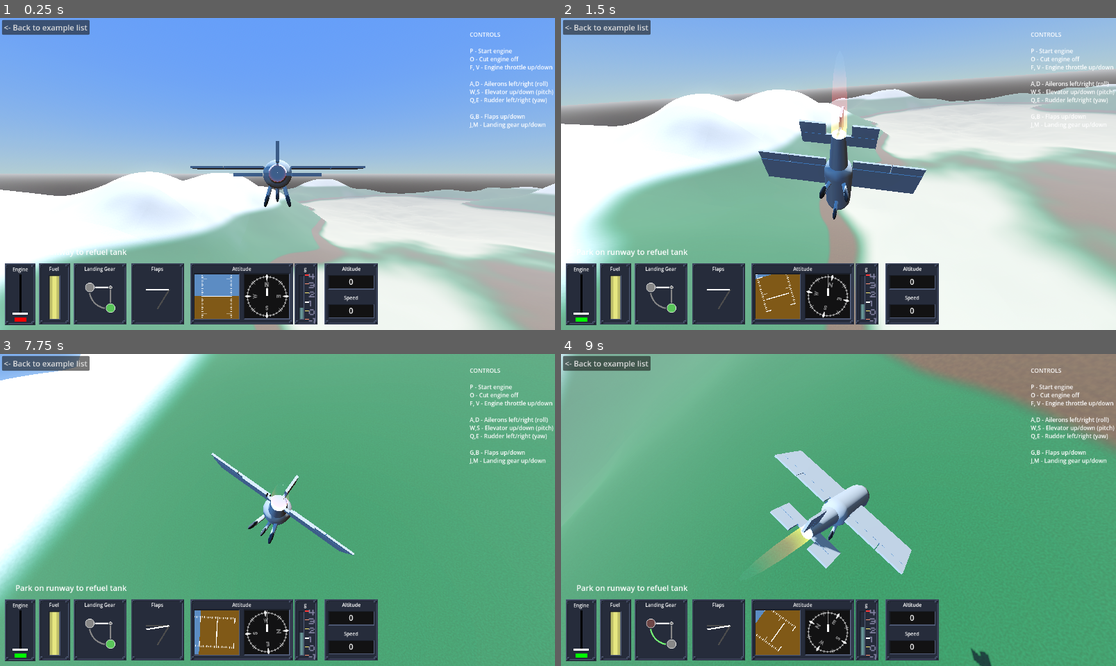
Above: before the commit, frames 1-4 (two rows, left to right).
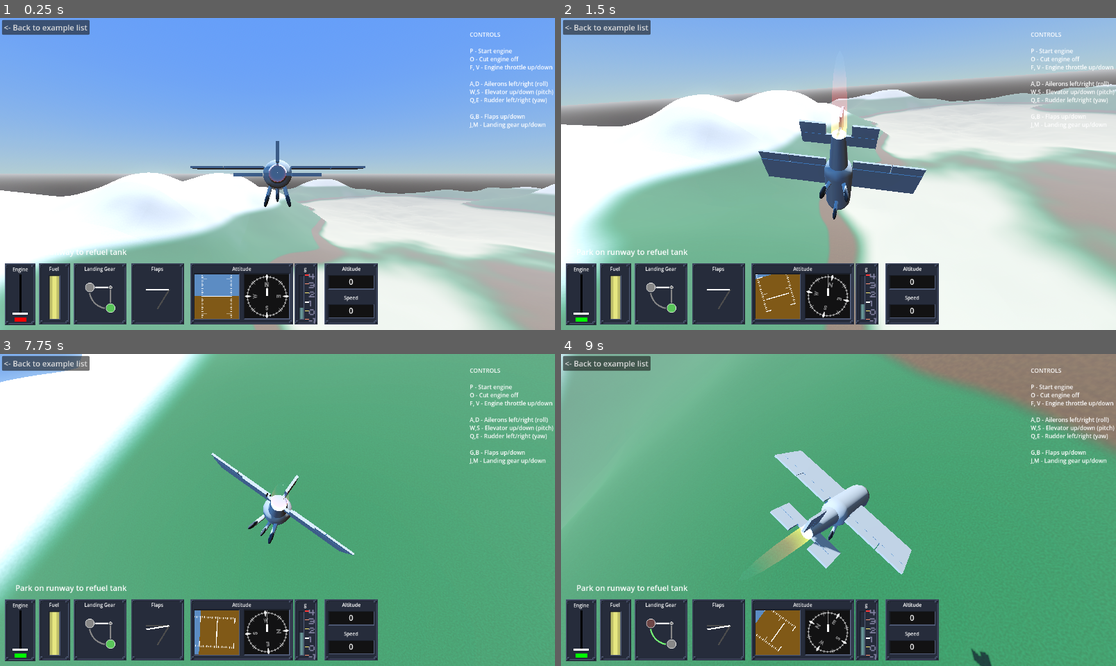
Above: after the commit, the same moments.

Repository: 100-Devs-1-Game/UndeadReckoning
Game: Godot game, scene res://Main.tscn
Two runs of this game, one before a commit and one after it. Both use one fixed random seed, a clock stepped at 60 frames per second and the inputs below. Sound files missing from this copy of the repository are replaced by a short silence.
Inputs:
- Up to frame 1 (0.25 s): no input
- Up to frame 2 (1.5 s): tap Enter at 0.5 s; hold D 0.53-1.28 s; tap Z at 0.6 s; tap Space at 0.77, 1.07 s; hold S from 1.28 s (still down); tap P at 1.35 s
- Up to frame 3 (7.75 s): tap Space at 1.52, 1.82, 3.02, 3.32, 3.77, 4.07, 4.52, 4.82, 6.02, 6.32, 6.77, 7.07, 7.52 s; release S at 2.03 s; hold D 2.03-2.78 s; tap O at 2.1 s; hold W 2.78-3.53 s; tap F at 2.85 s; hold A 3.53-5.03 s; tap V at 3.6 s; tap 3 at 4.35 s; hold S 5.03-5.78 s; tap 2 at 5.1 s; hold D 5.78-6.53 s; tap 1 at 5.85 s; hold W 6.53-7.28 s; hold G 6.53-7.28 s; hold D from 7.28 s (still down); tap B at 7.35 s
- Up to frame 4 (9 s): tap Space at 7.82 s; release D at 8.03 s; hold S 8.03-8.78 s; tap J at 8.1 s; hold A from 8.78 s (still down); tap M at 8.85 s

The runs differ from the first frame. In frame 1, 0.1% of the frame differs, in the area x 0-100%, y 49-63%; in frame 2, 0.1%, in the area x 0-100%, y 21-37%; in frame 3, less than 0.1%; in frame 4, less than 0.1%.

Commit message:
Implement Custom Resource based terraing generator

Diff:
--- a/src/Main.tscn
+++ b/src/Main.tscn
@@ -1,7 +1,8 @@
-[gd_scene load_steps=16 format=3 uid="uid://d0grl6tdrab08"]
+[gd_scene load_steps=17 format=3 uid="uid://d0grl6tdrab08"]
 
 [ext_resource type="Script" uid="uid://64ee4kogyt82" path="res://terrain/ChunkManager.gd" id="1_sqvbp"]
 [ext_resource type="PackedScene" uid="uid://cwhpy8mwx2xao" path="res://terrain/Chunk.tscn" id="2_hri7i"]
+[ext_resource type="Resource" uid="uid://dxv2q5x1wwfic" path="res://terrain/default_terrain_generator.tres" id="3_20pc6"]
 [ext_resource type="PackedScene" uid="uid://2yq1l46lpknc" path="res://our_aircraft.tscn" id="3_wkp8b"]
 [ext_resource type="PackedScene" uid="uid://4hscsbd3ay4s" path="res://example/scenes/CameraTripod/CameraTripod.tscn" id="21_f4ese"]
 [ext_resource type="PackedScene" uid="uid://bu2hixfhu8ndm" path="res://example/ui/UIEnginePower/UIEnginePower.tscn" id="22_rchyr"]
@@ -46,6 +47,7 @@
 script = ExtResource("1_sqvbp")
 player = NodePath("../Aircraft")
 chunk_scene = ExtResource("2_hri7i")
+terrain_generator = ExtResource("3_20pc6")
 render_distance = 24
 load_trigger_distance = 6
 update_interval = 0.2
--- a/src/terrain/Chunk.gd
+++ b/src/terrain/Chunk.gd
@@ -17,27 +17,6 @@
 @export var vertices_x: int = 33
 @export var vertices_z: int = 33
 
-
-# --- Terrain Generation ---
-@export_group("Base Continent")
-@export var noise_continent: FastNoiseLite
-@export var continent_slope_scale: float = 8.0
-@export var continent_min_height: float = -10.0
-@export var continent_max_height: float = 25.0
-@export_group("Mountain Control")
-@export var noise_mountain: FastNoiseLite
-@export var mountain_scale: float = 40.0
-@export var mountain_start_height: float = 10.0
-@export var mountain_fade_height: float = 10.0
-@export_group("Valley Control")
-@export var noise_valley: FastNoiseLite
-@export var valley_carve_scale: float = 15.0
-@export var valley_apply_threshold: float = 5.0
-@export_group("Erosion Control")
-@export var noise_erosion: FastNoiseLite
-@export var erosion_scale: float = 2.5
-
-
 # --- Overall Scaling ---
 @export_group("Overall Scaling")
 @export var overall_scale: float = 10.0
@@ -50,7 +29,7 @@
 var _noise_path: FastNoiseLite # Reference to the global path noise generator.
 
 
-func initialize_chunk(coords: Vector2i, path_noise: FastNoiseLite) -> void:
+func initialize_chunk(coords: Vector2i, terrain_generator: BaseTerrainGenerator, path_noise: FastNoiseLite) -> void:
 	chunk_coords = coords
 	_noise_path = path_noise
 
@@ -58,13 +37,13 @@
 	global_position.z = coords.y * chunk_size_z * overall_scale
 	name = "Chunk_%d_%d" % [coords.x, coords.y]
 
-	generate_terrain()
+	generate_terrain(terrain_generator)
 
 	scale = Vector3(overall_scale, overall_scale, overall_scale)
 
 
 
-func generate_terrain() -> void:
+func generate_terrain(terrain_generator: BaseTerrainGenerator) -> void:
 	var st = SurfaceTool.new()
 	st.begin(Mesh.PRIMITIVE_TRIANGLES)
 
@@ -78,27 +57,7 @@
 			var wx = vx + chunk_coords.x * chunk_size_x
 			var wz = vz + chunk_coords.y * chunk_size_z
 
-			var raw_continent_noise = noise_continent.get_noise_2d(wx, wz)
-			var normalized_continent_noise = (raw_continent_noise + 1.0) * 0.5
-			var conceptual_base_height = lerp(continent_min_height, continent_max_height, normalized_continent_noise)
-
-			var mountain_modulator = clamp((conceptual_base_height - mountain_start_height) / mountain_fade_height, 0.0, 1.0)
-			var m_potential = max(0.0, noise_mountain.get_noise_2d(wx, wz)) * mountain_scale
-			var m = m_potential * mountain_modulator
-
-			var valley_carve = 0.0
-			if conceptual_base_height < valley_apply_threshold:
-				var valley_noise = noise_valley.get_noise_2d(wx, wz)
-				var negative_valley = min(valley_noise, 0.0)
-				var valley_modulator = clamp((valley_apply_threshold - conceptual_base_height) / valley_apply_threshold, 0.0, 1.0)
-				valley_carve = negative_valley * valley_carve_scale * valley_modulator
-
-			var erosion_modulator = 1.0 - abs(normalized_continent_noise - 0.5) * 2.0
-			var bump_e = noise_erosion.get_noise_2d(wx, wz) * erosion_scale * erosion_modulator
-			var c_slope_contribution = raw_continent_noise * continent_slope_scale
-
-			var height = c_slope_contribution + m + valley_carve + bump_e
-			var vertex = Vector3(vx, height, vz)
+			var vertex = Vector3(vx, terrain_generator.get_height_at(Vector2(wx, wz)), vz)
 
 			var uv = Vector2(x / float(vertices_x - 1), z / float(vertices_z - 1))
 			st.set_uv(uv)
--- a/src/terrain/Chunk.tscn
+++ b/src/terrain/Chunk.tscn
@@ -1,22 +1,8 @@
-[gd_scene load_steps=39 format=3 uid="uid://cwhpy8mwx2xao"]
+[gd_scene load_steps=35 format=3 uid="uid://cwhpy8mwx2xao"]
 
 [ext_resource type="Script" uid="uid://hqloy5qy3o61" path="res://terrain/Chunk.gd" id="1_lexys"]
 [ext_resource type="Shader" uid="uid://bpwnc8pfgalf5" path="res://terrain/Chunk.gdshader" id="2_s3wkh"]
 [ext_resource type="Shader" uid="uid://3ilk2slsbdee" path="res://terrain/water.gdshader" id="4_fbyps"]
-
-[sub_resource type="FastNoiseLite" id="FastNoiseLite_lexys"]
-seed = 39
-frequency = 0.0018
-
-[sub_resource type="FastNoiseLite" id="FastNoiseLite_s3wkh"]
-seed = 94
-frequency = 0.0019
-
-[sub_resource type="FastNoiseLite" id="FastNoiseLite_r8y4k"]
-seed = 60
-
-[sub_resource type="FastNoiseLite" id="FastNoiseLite_fbyps"]
-seed = 68
 
 [sub_resource type="Gradient" id="Gradient_r8y4k"]
 colors = PackedColorArray(3.73013e-07, 0.321645, 0.124654, 1, 1.05286e-07, 0.23307, 0.054501, 1)
@@ -172,12 +158,6 @@
 chunk_size_z = 8
 vertices_x = 9
 vertices_z = 9
-noise_continent = SubResource("FastNoiseLite_lexys")
-noise_mountain = SubResource("FastNoiseLite_s3wkh")
-mountain_scale = 222.0
-mountain_start_height = 5.0
-noise_valley = SubResource("FastNoiseLite_r8y4k")
-noise_erosion = SubResource("FastNoiseLite_fbyps")
 
 [node name="MeshInstance3D" type="MeshInstance3D" parent="."]
 material_override = SubResource("ShaderMaterial_r8y4k")
--- a/src/terrain/ChunkManager.gd
+++ b/src/terrain/ChunkManager.gd
@@ -7,6 +7,7 @@
 # --- Node & Scene References ---
 @export var player: Node3D
 @export var chunk_scene: PackedScene
+@export var terrain_generator: BaseTerrainGenerator
 
 # --- World Generation Parameters ---
 @export var render_distance: int = 4
@@ -136,7 +137,7 @@
 
 	if chunk.has_method("initialize_chunk"):
 		# Provide the chunk its coordinates and the global path noise generator.
-		chunk.initialize_chunk(coord, noise_path)
+		chunk.initialize_chunk(coord, terrain_generator, noise_path)
 		active_chunks[coord] = chunk
 	else:
 		printerr("Instantiated chunk scene does not have 'initialize_chunk' method!")
--- /dev/null
+++ b/src/terrain/base_terrain_generator.gd
@@ -0,0 +1,6 @@
+class_name BaseTerrainGenerator
+extends Resource
+
+
+func get_height_at(pos: Vector2)-> float:
+	return 0
--- /dev/null
+++ b/src/terrain/default_terrain_generator.tres
@@ -0,0 +1,34 @@
+[gd_resource type="Resource" script_class="TerrainGenerator" load_steps=6 format=3 uid="uid://dxv2q5x1wwfic"]
+
+[ext_resource type="Script" uid="uid://baxnfmwgxyqri" path="res://terrain/terrain_generator.gd" id="1_stptp"]
+
+[sub_resource type="FastNoiseLite" id="FastNoiseLite_lexys"]
+seed = 39
+frequency = 0.0018
+
+[sub_resource type="FastNoiseLite" id="FastNoiseLite_fbyps"]
+seed = 68
+
+[sub_resource type="FastNoiseLite" id="FastNoiseLite_s3wkh"]
+seed = 94
+frequency = 0.0019
+
+[sub_resource type="FastNoiseLite" id="FastNoiseLite_r8y4k"]
+seed = 60
+
+[resource]
+script = ExtResource("1_stptp")
+noise_continent = SubResource("FastNoiseLite_lexys")
+continent_slope_scale = 8.0
+continent_min_height = -10.0
+continent_max_height = 25.0
+noise_mountain = SubResource("FastNoiseLite_s3wkh")
+mountain_scale = 220.0
+mountain_start_height = 5.0
+mountain_fade_height = 10.0
+noise_valley = SubResource("FastNoiseLite_r8y4k")
+valley_carve_scale = 15.0
+valley_apply_threshold = 5.0
+noise_erosion = SubResource("FastNoiseLite_fbyps")
+erosion_scale = 2.5
+metadata/_custom_type_script = "uid://baxnfmwgxyqri"
--- /dev/null
+++ b/src/terrain/terrain_generator.gd
@@ -0,0 +1,45 @@
+class_name TerrainGenerator
+extends BaseTerrainGenerator
+
+
+@export_group("Base Continent")
+@export var noise_continent: FastNoiseLite
+@export var continent_slope_scale: float = 8.0
+@export var continent_min_height: float = -10.0
+@export var continent_max_height: float = 25.0
+@export_group("Mountain Control")
+@export var noise_mountain: FastNoiseLite
+@export var mountain_scale: float = 220
+@export var mountain_start_height: float = 5.0
+@export var mountain_fade_height: float = 10.0
+@export_group("Valley Control")
+@export var noise_valley: FastNoiseLite
+@export var valley_carve_scale: float = 15.0
+@export var valley_apply_threshold: float = 5.0
+@export_group("Erosion Control")
+@export var noise_erosion: FastNoiseLite
+@export var erosion_scale: float = 2.5
+
+
+func get_height_at(pos: Vector2)-> float:
+	var raw_continent_noise = noise_continent.get_noise_2dv(pos)
+	var normalized_continent_noise = (raw_continent_noise + 1.0) * 0.5
+	var conceptual_base_height = lerp(continent_min_height, continent_max_height, normalized_continent_noise)
+
+	var mountain_modulator = clamp((conceptual_base_height - mountain_start_height) / mountain_fade_height, 0.0, 1.0)
+	var m_potential = max(0.0, noise_mountain.get_noise_2dv(pos)) * mountain_scale
+	var m = m_potential * mountain_modulator
+
+	var valley_carve = 0.0
+	if conceptual_base_height < valley_apply_threshold:
+		var valley_noise = noise_valley.get_noise_2dv(pos)
+		var negative_valley = min(valley_noise, 0.0)
+		var valley_modulator = clamp((valley_apply_threshold - conceptual_base_height) / valley_apply_threshold, 0.0, 1.0)
+		valley_carve = negative_valley * valley_carve_scale * valley_modulator
+
+	var erosion_modulator = 1.0 - abs(normalized_continent_noise - 0.5) * 2.0
+	var bump_e = noise_erosion.get_noise_2dv(pos) * erosion_scale * erosion_modulator
+	var c_slope_contribution = raw_continent_noise * continent_slope_scale
+
+	var height = c_slope_contribution + m + valley_carve + bump_e
+	return height
--- /dev/null
+++ b/src/test/map_test.tscn
@@ -0,0 +1,22 @@
+[gd_scene load_steps=5 format=3 uid="uid://c06kb4t34v4mn"]
+
+[ext_resource type="Script" uid="uid://64ee4kogyt82" path="res://terrain/ChunkManager.gd" id="1_fo6rm"]
+[ext_resource type="PackedScene" uid="uid://cwhpy8mwx2xao" path="res://terrain/Chunk.tscn" id="2_qlk8p"]
+[ext_resource type="Resource" uid="uid://dxv2q5x1wwfic" path="res://terrain/default_terrain_generator.tres" id="3_qlk8p"]
+
+[sub_resource type="FastNoiseLite" id="FastNoiseLite_0t083"]
+
+[node name="Map Test" type="Node3D"]
+
+[node name="Dummy Player" type="Node3D" parent="."]
+
+[node name="ChunkManager" type="Node3D" parent="." node_paths=PackedStringArray("player")]
+script = ExtResource("1_fo6rm")
+player = NodePath("../Dummy Player")
+chunk_scene = ExtResource("2_qlk8p")
+terrain_generator = ExtResource("3_qlk8p")
+render_distance = 24
+load_trigger_distance = 6
+update_interval = 0.2
+overall_scale = 2.0
+noise_path = SubResource("FastNoiseLite_0t083")
Not shown, added: src/terrain/base_terrain_generator.gd.uid
Not shown, added: src/terrain/terrain_generator.gd.uid
